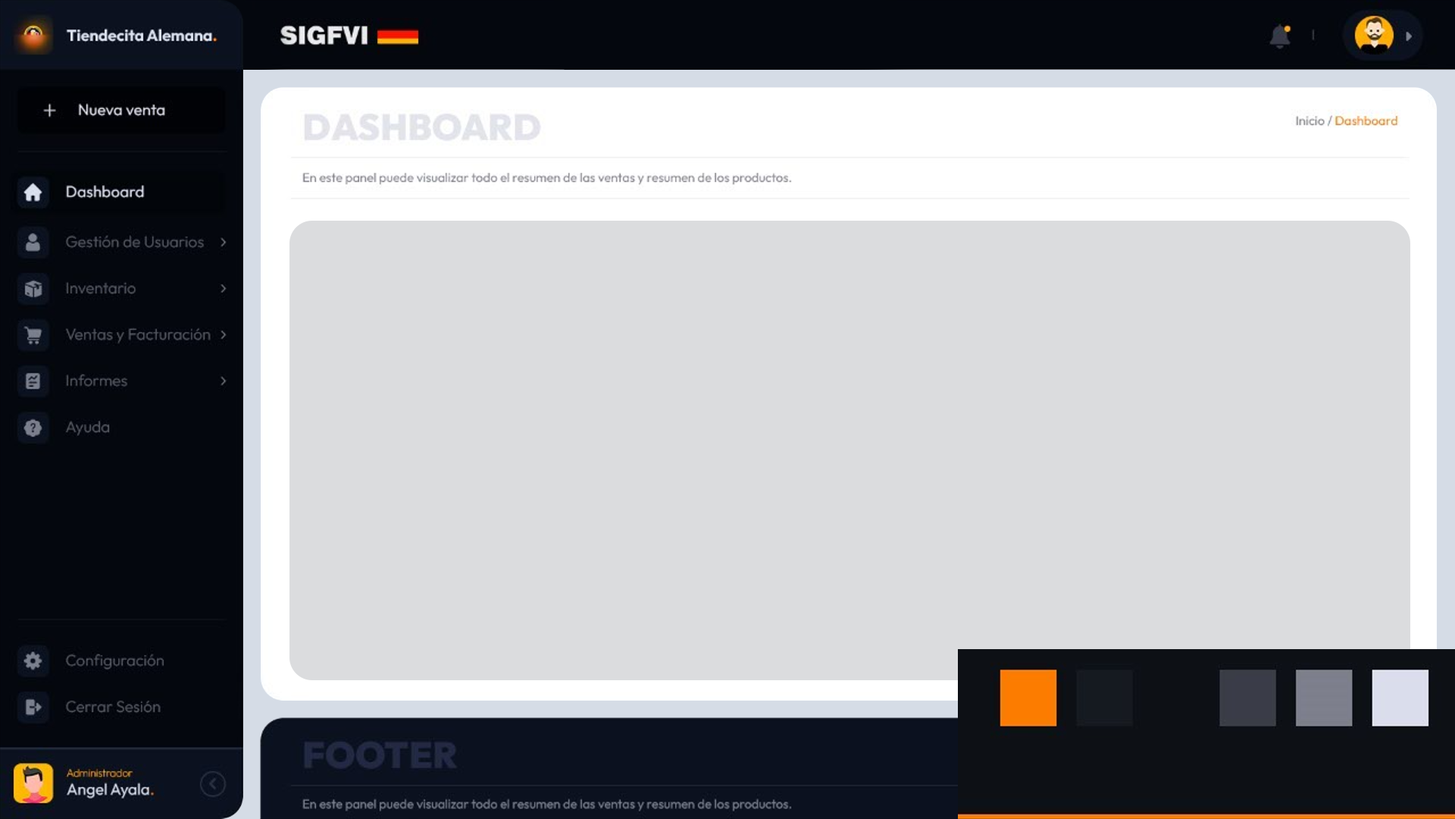
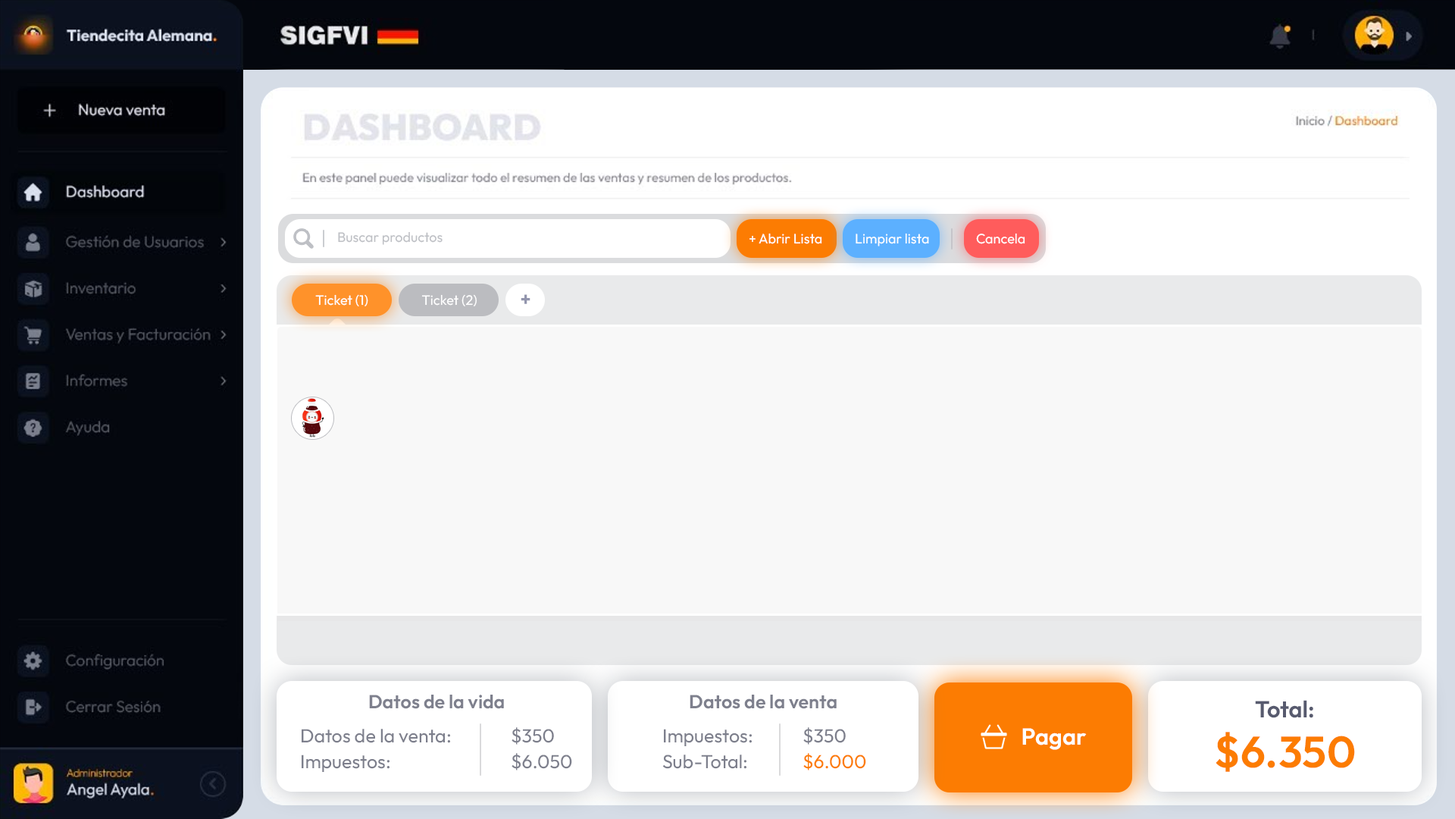
Two versions of the same layered image (w=1455, h=819). Layer-by-layer changes:
hid "Capa 1" over [958, 648, 1455, 819]
removed layer "Rectángulo redondeado 1" (was 15%) over [289, 220, 1411, 680]
added group "top" with 16 layers above "Grupo 3 copia" over [278, 213, 1047, 264]
added group "+ Abrir Lista" (1st of 2, in "top") with 2 layers in group "top" over [736, 219, 837, 258]
added group "Search" with 4 layers in group "top" over [285, 219, 731, 258]
added layer "Rectángulo redondeado 3" (4th of 4, in "top" › "Search") in group "Search" over [285, 219, 731, 258]
added layer "Rectángulo redondeado 2" (15%) in group "top" over [278, 213, 1047, 264]
added group "Grupo 3 copia" with 7 layers above "Grupo 3" over [276, 680, 592, 792]
added layer "Rectángulo" (1st of 4, in "Grupo 3 copia") in group "Grupo 3 copia" over [276, 680, 592, 792]
added group "Grupo 3" with 7 layers above "Pagar" over [607, 680, 919, 792]
added layer "Rectángulo" (2nd of 4, in "Grupo 3") in group "Grupo 3" over [607, 680, 919, 792]
added group "Pagar" (1st of 2) with 3 layers above "Total" over [934, 682, 1133, 793]
added layer "Rectángulo" (3rd of 4, in "Pagar") in group "Pagar" over [934, 682, 1133, 793]
added group "Total" with 4 layers above "Grupo 4" over [1148, 680, 1422, 792]
added group "Grupo 2" with 2 layers in group "Total" over [1215, 699, 1356, 772]
added layer "$6.350" in group "Grupo 2" over [1215, 731, 1356, 772]
added layer "Rectángulo" (4th of 4, in "Total") in group "Total" over [1148, 680, 1422, 792]
added layer "Rectángulo redondeado copia 3" (60%) above "Rectángulo redondeado copia" over [276, 613, 1422, 665]
added layer "Rectángulo redondeado copia" (60%) above "Rectángulo redondeado 8" over [276, 275, 1422, 327]
added layer "Rectángulo redondeado 8" above "Rectángulo redondeado copia 2" over [277, 326, 1422, 621]
hid "Bttom" over [259, 717, 1438, 819]
painted on "Center" over [260, 663, 1438, 805]
…and 42 more changes (42 added)
